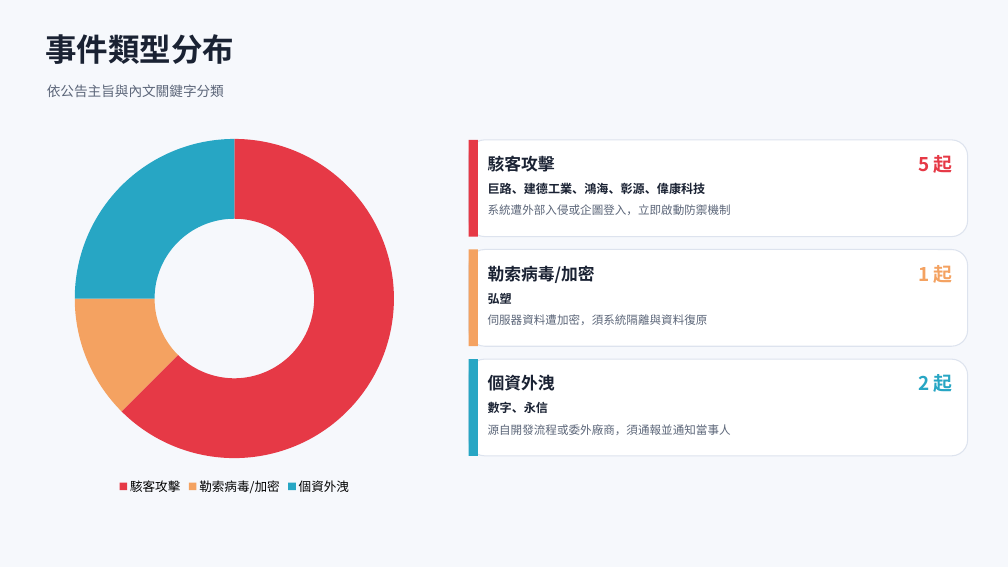
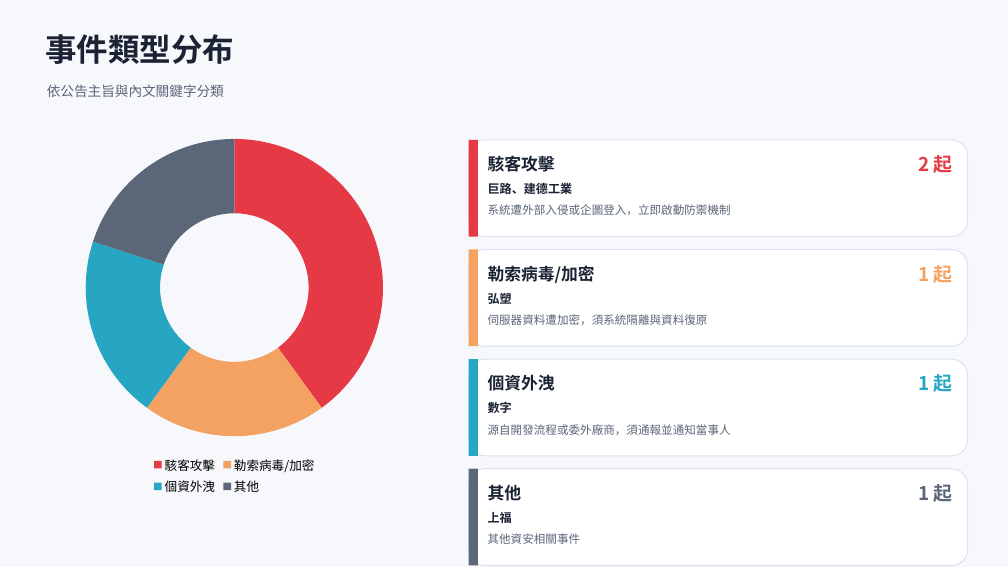
Before and after one commit to Johnnylin77/mops-isec-monitor, a slide deck: slide 3 of 資安事件因應分析.pptx. Drawn at 1008x567 pixels with LibreOffice and Linux fonts; fonts in the diff are those of the drawing. Boxes give left, top, right and bottom in pixels: in the first picture for what was removed or moved away, otherwise in the second. Text is boxed around its words. In the diff, an @@ line names an element or a change of style, - is before the commit and + after.

```diff
--- a/資安事件因應分析.pptx
+++ b/資安事件因應分析.pptx
@@ doughnut chart at (x1=38, y1=129, x2=431, y2=499) @@
-categories: 駭客攻擊, 勒索病毒/加密, 個資外洩
+categories: 駭客攻擊, 勒索病毒/加密, 個資外洩, 其他
-Series 1: 62, 12, 25
+Series 1: 40, 20, 20, 20
@@ text at (x1=918, y1=155, x2=953, y2=173): text changed @@
-5 起
+2 起
@@ text at (x1=488, y1=182, x2=573, y2=194): text changed @@
-巨路、建德工業、鴻海、彰源、偉康科技
+巨路、建德工業
@@ text at (x1=918, y1=374, x2=953, y2=392): text changed @@
-2 起
+1 起
@@ text at (x1=488, y1=402, x2=512, y2=413): text changed @@
-數字、永信
+數字
@@ rounded rectangle added at (x1=469, y1=469, x2=968, y2=566), fill #FFFFFF, outline #DDE3EE 1 pt @@
@@ rectangle added at (x1=469, y1=469, x2=478, y2=566), fill #5C6679 @@
@@ text added at (x1=488, y1=484, x2=522, y2=501), 16 pt, text #1A2233, bold @@
+其他
@@ text added at (x1=918, y1=484, x2=953, y2=502), 18 pt, text #5C6679, bold @@
+1 起
@@ text added at (x1=488, y1=512, x2=512, y2=523), 11.5 pt, text #1A2233, bold @@
+上福
@@ text added at (x1=488, y1=533, x2=581, y2=544), 11 pt, text #5C6679 @@
+其他資安相關事件
```
Also in this commit, not shown: 5 other slides changed, 2 other files.
